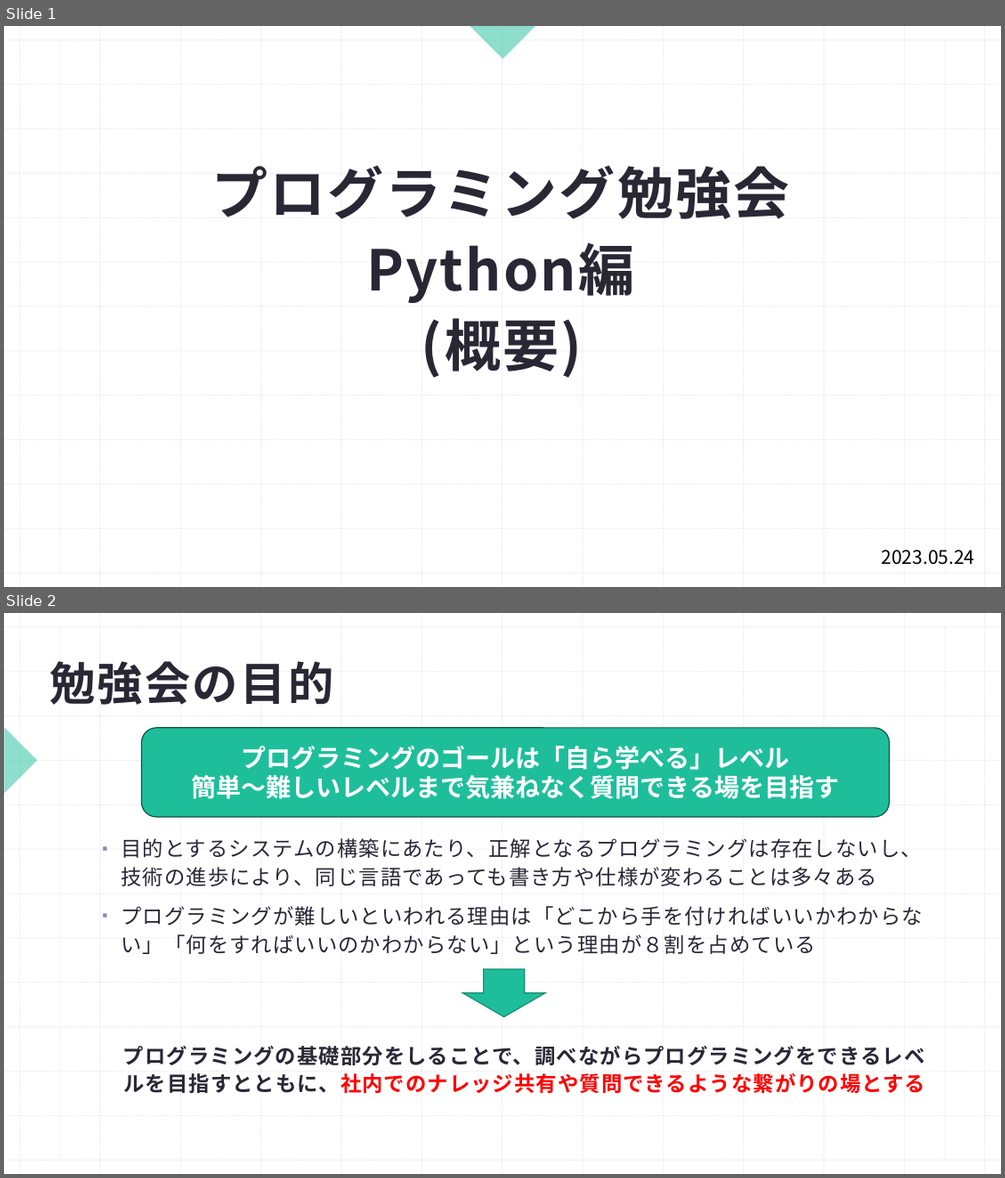
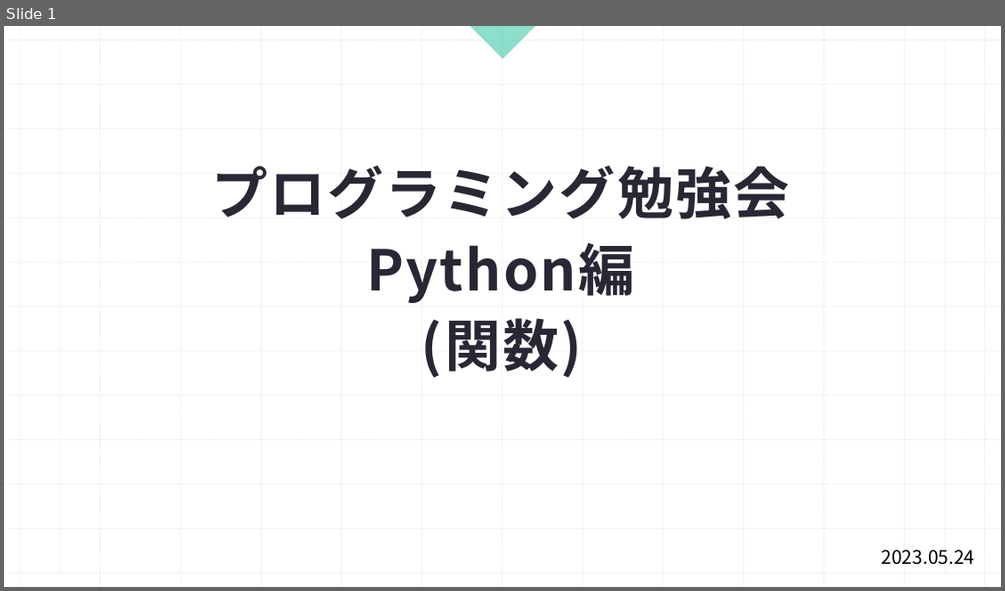
Before and after one commit to Shohei1129/Python_traning, a slide deck: プログラミング勉強会Python編(3.関数).pptx. Shown one above the other, each under a label of ours: slides 1 and 2 before the commit, slide 1 after it. The pictures are 1005x1178 and 1005x591 pixels, drawn with LibreOffice and Linux fonts; fonts in the diff are those of the drawing. Boxes give left, top, right and bottom in pixels: in the first picture for what was removed or moved away, otherwise in the second. Text is boxed around its words. In the diff, an @@ line names an element or a change of style, - is before the commit and + after.

```diff
--- a/プログラミング勉強会Python編(3.関数).pptx
+++ b/プログラミング勉強会Python編(3.関数).pptx
@@ slide 2 removed at (x1=4, y1=613, x2=1001, y2=1174), background #FFFFFF; not listed: 26 template elements that a slide beside it also shows @@
@@ line removed from (60, 627) to (60, 1159) @@
@@ line removed from (946, 627) to (946, 1159) @@
@@ title removed at (x1=49, y1=661, x2=333, y2=705) @@
-勉強会の目的
@@ right triangle removed at (x1=4, y1=728, x2=37, y2=793) @@
@@ rounded rectangle removed at (x1=142, y1=728, x2=890, y2=817) @@
-プログラミングのゴールは「自ら学べる」レベル
-簡単～難しいレベルまで気兼ねなく質問できる場を目指す
@@ text removed at (x1=121, y1=838, x2=925, y2=1093) @@
-▪ 目的とするシステムの構築にあたり、正解となるプログラミングは存在しないし、技術の進歩により、同じ言語であっても書き方や仕様が変わることは多々ある
-▪ プログラミングが難しいといわれる理由は「どこから手を付ければいいかわからない」「何をすればいいのかわからない」という理由が８割を占めている
-  プログラミングの基礎部分をしることで、調べながらプログラミングをできるレベルを目指すとともに、社内でのナレッジ共有や質問できるような繋がりの場とする
@@ down arrow removed at (x1=463, y1=969, x2=545, y2=1017) @@
@@ slide 1 changed as well @@
@@ title at (x1=211, y1=165, x2=789, y2=378): text changed @@
-プログラミング勉強会
-Python編
-(概要)
+プログラミング勉強会
+Python編
+(関数)
```
Also in this commit, not shown: 1 other slide changed, 11 slides added, 22 other slides removed.
